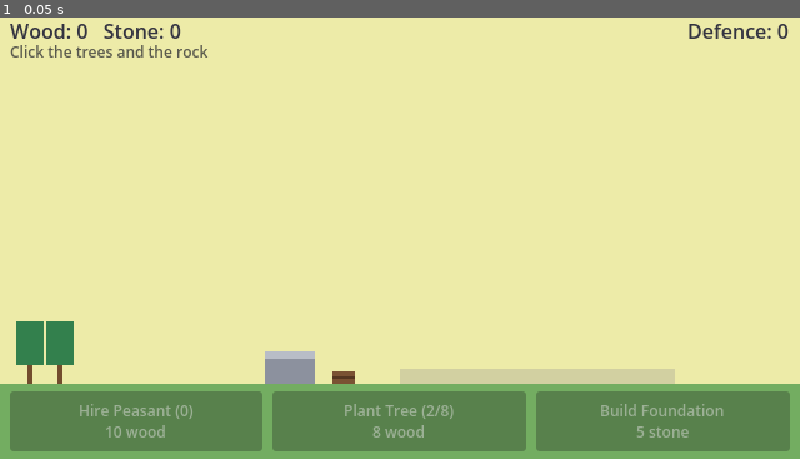
Above: before the commit, frame 1.
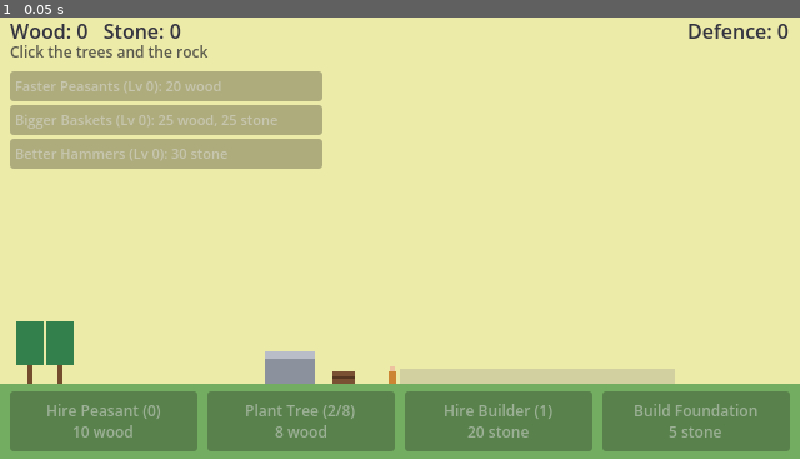
Above: after the commit, the same moment.

Repository: henrikmoepe-del/basebygger
Game: Godot game, scene res://scenes/main.tscn
Same seed, same stepped clock (60 frames per second), same inputs: the game is played once before the commit and once after it.
Inputs:
- Up to frame 1 (0.05 s): no input

The runs differ from the first frame. In frame 1, 10% of the frame differs, in the area x 1-95%, y 12-99%.

Commit message:
Add builders, timed construction and upgrades
Castle pieces now take builder work to finish and rise from the
ground while under construction. Start with one builder and hire
more with stone. Three repeatable upgrades: Faster Peasants,
Bigger Baskets and Better Hammers.

Co-Authored-By: Claude Opus 5.5 <noreply@anthropic.com>

Diff:
--- a/scenes/main.tscn
+++ b/scenes/main.tscn
@@ -73,6 +73,14 @@
 text = "Defence: 0"
 horizontal_alignment = 2
 
+[node name="Upgrades" type="VBoxContainer" parent="HUD"]
+unique_name_in_owner = true
+offset_left = 8.0
+offset_top = 50.0
+offset_right = 258.0
+offset_bottom = 140.0
+theme_override_constants/separation = 3
+
 [node name="Actions" type="HBoxContainer" parent="HUD"]
 offset_left = 8.0
 offset_top = 306.0
@@ -96,6 +104,14 @@
 theme_override_font_sizes/font_size = 12
 text = "Plant Tree"
 
+[node name="BuilderButton" type="Button" parent="HUD/Actions"]
+unique_name_in_owner = true
+layout_mode = 2
+size_flags_horizontal = 3
+focus_mode = 0
+theme_override_font_sizes/font_size = 12
+text = "Hire Builder"
+
 [node name="BuildButton" type="Button" parent="HUD/Actions"]
 unique_name_in_owner = true
 layout_mode = 2
--- a/scripts/castle.gd
+++ b/scripts/castle.gd
@@ -1,27 +1,67 @@
 extends Node2D
-## Draws the castle from GameState: every built piece, plus a faint
-## preview of the next piece so the player sees what they are saving for.
+## Draws the castle from GameState: every finished piece, a faint preview of
+## the next piece (which fills in from the ground up while it is being built),
+## and the builders standing in front.
 
 const CastleData = preload("res://scripts/castle_data.gd")
+const PREVIEW_ALPHA := 0.25
+const MAX_BUILDERS_SHOWN := 16
 
 
 func _ready() -> void:
 	GameState.castle_changed.connect(queue_redraw)
+	GameState.builders_changed.connect(queue_redraw)
+
+
+func _process(_delta: float) -> void:
+	# Redraw every frame while building, for the rising piece and hammering.
+	if GameState.building:
+		queue_redraw()
 
 
 func _draw() -> void:
 	var built: Array = CastleData.PIECES.slice(0, GameState.built_count)
+	var next: Dictionary = GameState.next_piece()
 	for layer in [-1, 0, 1]:
 		for piece: Dictionary in built:
 			if piece.layer == layer:
-				_draw_piece(piece, 1.0)
-	var next: Dictionary = GameState.next_piece()
-	if not next.is_empty():
-		_draw_piece(next, 0.25)
+				_draw_piece(piece, 1.0, -INF)
+		if not next.is_empty() and next.layer == layer:
+			_draw_piece(next, PREVIEW_ALPHA, -INF)
+			if GameState.building:
+				_draw_piece(next, 1.0, _cut_y(next, GameState.build_fraction()))
+	_draw_builders()
 
 
-func _draw_piece(piece: Dictionary, alpha: float) -> void:
+## Draws a piece, but only the part below top_y (use -INF for the whole piece).
+func _draw_piece(piece: Dictionary, alpha: float, top_y: float) -> void:
 	for r: Rect2 in piece.rects:
-		draw_rect(r, Color(piece.color, alpha))
+		_draw_clipped(r, Color(piece.color, alpha), top_y)
 	for r: Rect2 in piece.get("details", []):
-		draw_rect(r, Color(piece.detail_color, alpha))
+		_draw_clipped(r, Color(piece.detail_color, alpha), top_y)
+
+
+func _draw_clipped(r: Rect2, color: Color, top_y: float) -> void:
+	var top := maxf(r.position.y, top_y)
+	if top < r.end.y:
+		draw_rect(Rect2(r.position.x, top, r.size.x, r.end.y - top), color)
+
+
+## The height a piece has been built up to, for a fraction from 0 to 1.
+func _cut_y(piece: Dictionary, fraction: float) -> float:
+	var top := INF
+	var bottom := -INF
+	for r: Rect2 in piece.rects + piece.get("details", []):
+		top = minf(top, r.position.y)
+		bottom = maxf(bottom, r.end.y)
+	return lerpf(bottom, top, fraction)
+
+
+func _draw_builders() -> void:
+	var time := Time.get_ticks_msec() / 1000.0
+	for i in mini(GameState.builders, MAX_BUILDERS_SHOWN):
+		var x := -116.0 + i * 15.0
+		# Builders bob up and down while they hammer.
+		var y := -absf(sin(time * 9.0 + i * 1.7)) * 2.0 if GameState.building else 0.0
+		draw_rect(Rect2(x - 3, y - 10, 6, 10), Color(0.80, 0.52, 0.20))
+		draw_rect(Rect2(x - 2, y - 14, 4, 4), Color(0.93, 0.76, 0.62))
--- a/scripts/castle_data.gd
+++ b/scripts/castle_data.gd
@@ -5,6 +5,7 @@
 ##
 ## Rects are placeholder art, relative to the castle's ground-centre point
 ## (x right, y up is negative). "layer" decides draw order: low = behind.
+## "work" is how many seconds one builder needs to finish the piece.
 
 const STONE := Color(0.64, 0.64, 0.68)
 const STONE_DARK := Color(0.50, 0.50, 0.55)
@@ -14,19 +15,19 @@
 
 const PIECES := [
 	{
-		"id": "foundation", "name": "Foundation", "defence": 0, "layer": 0,
+		"id": "foundation", "name": "Foundation", "defence": 0, "layer": 0, "work": 3,
 		"cost": {"stone": 5},
 		"color": STONE_DARK,
 		"rects": [Rect2(-110, -12, 220, 12)],
 	},
 	{
-		"id": "wall", "name": "Curtain Wall", "defence": 10, "layer": 0,
+		"id": "wall", "name": "Curtain Wall", "defence": 10, "layer": 0, "work": 8,
 		"cost": {"stone": 10, "wood": 5},
 		"color": STONE,
 		"rects": [Rect2(-100, -52, 200, 40)],
 	},
 	{
-		"id": "gate", "name": "Gate", "defence": 5, "layer": 1,
+		"id": "gate", "name": "Gate", "defence": 5, "layer": 1, "work": 6,
 		"cost": {"wood": 15},
 		"color": WOOD,
 		"rects": [Rect2(-16, -40, 32, 40)],
@@ -34,7 +35,7 @@
 		"details": [Rect2(-16, -30, 32, 3), Rect2(-16, -14, 32, 3), Rect2(-1, -40, 2, 40)],
 	},
 	{
-		"id": "tower_left", "name": "Left Tower", "defence": 15, "layer": 1,
+		"id": "tower_left", "name": "Left Tower", "defence": 15, "layer": 1, "work": 15,
 		"cost": {"stone": 25, "wood": 10},
 		"color": STONE,
 		"rects": [
@@ -45,7 +46,7 @@
 		"details": [Rect2(-109, -76, 6, 14)],
 	},
 	{
-		"id": "tower_right", "name": "Right Tower", "defence": 15, "layer": 1,
+		"id": "tower_right", "name": "Right Tower", "defence": 15, "layer": 1, "work": 18,
 		"cost": {"stone": 30, "wood": 12},
 		"color": STONE,
 		"rects": [
@@ -56,7 +57,7 @@
 		"details": [Rect2(103, -76, 6, 14)],
 	},
 	{
-		"id": "battlements", "name": "Battlements", "defence": 10, "layer": 0,
+		"id": "battlements", "name": "Battlements", "defence": 10, "layer": 0, "work": 20,
 		"cost": {"stone": 40},
 		"color": STONE,
 		"rects": [
@@ -66,7 +67,7 @@
 		],
 	},
 	{
-		"id": "keep", "name": "Keep", "defence": 25, "layer": -1,
+		"id": "keep", "name": "Keep", "defence": 25, "layer": -1, "work": 45,
 		"cost": {"stone": 80, "wood": 40},
 		"color": STONE_DARK,
 		"rects": [
@@ -78,7 +79,7 @@
 		"details": [Rect2(-22, -122, 8, 16), Rect2(14, -122, 8, 16), Rect2(-4, -92, 8, 16)],
 	},
 	{
-		"id": "banner", "name": "Banner", "defence": 5, "layer": -1,
+		"id": "banner", "name": "Banner", "defence": 5, "layer": -1, "work": 10,
 		"cost": {"wood": 60},
 		"color": WOOD_DARK,
 		"rects": [Rect2(-1, -178, 2, 30)],
--- a/scripts/game_state.gd
+++ b/scripts/game_state.gd
@@ -4,9 +4,11 @@
 
 signal resources_changed
 signal castle_changed
-
+signal build_progress_changed
 signal peasants_changed
 signal trees_changed
+signal builders_changed
+signal upgrades_changed
 
 const CastleData = preload("res://scripts/castle_data.gd")
 const PEASANT_BASE_COST := 10
@@ -15,12 +17,33 @@
 const MAX_TREES := 8
 const TREE_BASE_COST := 8
 const TREE_COST_GROWTH := 1.6
+const START_BUILDERS := 1
+const BUILDER_BASE_COST := 20
+const BUILDER_COST_GROWTH := 1.7
+
+## Upgrades can be bought again and again; each level costs "growth" times more.
+const UPGRADES := {
+	"peasant_speed": {"name": "Faster Peasants", "cost": {"wood": 20}, "growth": 1.8},
+	"carry": {"name": "Bigger Baskets", "cost": {"wood": 25, "stone": 25}, "growth": 2.0},
+	"builder_speed": {"name": "Better Hammers", "cost": {"stone": 30}, "growth": 1.8},
+}
 
 var resources := {"wood": 0, "stone": 0}
-## How many castle pieces are built, in CastleData.PIECES order.
+## How many castle pieces are finished, in CastleData.PIECES order.
 var built_count := 0
+## True while the next piece is paid for and under construction.
+var building := false
+## Seconds of builder work done on the piece under construction.
+var build_progress := 0.0
 var peasants := 0
 var trees := START_TREES
+var builders := START_BUILDERS
+var upgrades := {"peasant_speed": 0, "carry": 0, "builder_speed": 0}
+
+
+func _process(delta: float) -> void:
+	if building:
+		_advance_build(build_rate() * delta)
 
 
 func add_resource(type: String, amount: int) -> void:
@@ -35,13 +58,6 @@
 	return true
 
 
-## The next piece to build, or an empty Dictionary when the castle is done.
-func next_piece() -> Dictionary:
-	if built_count >= CastleData.PIECES.size():
-		return {}
-	return CastleData.PIECES[built_count]
-
-
 ## Pays the cost if affordable. Returns false (and takes nothing) if not.
 func spend(cost: Dictionary) -> bool:
 	if not can_afford(cost):
@@ -52,14 +68,57 @@
 	return true
 
 
-func build_next() -> bool:
+# --- Castle ---
+
+## The next piece to build (or being built), or an empty Dictionary when the castle is done.
+func next_piece() -> Dictionary:
+	if built_count >= CastleData.PIECES.size():
+		return {}
+	return CastleData.PIECES[built_count]
+
+
+## Pays for the next piece and puts the builders to work on it.
+func start_build() -> bool:
 	var piece := next_piece()
-	if piece.is_empty() or not spend(piece.cost):
+	if building or piece.is_empty() or not spend(piece.cost):
 		return false
-	built_count += 1
+	building = true
+	build_progress = 0.0
 	castle_changed.emit()
 	return true
 
+
+## Work done per second by all builders together.
+func build_rate() -> float:
+	return builders * (1.0 + 0.25 * upgrades.builder_speed)
+
+
+## How far along the current piece is, from 0 to 1.
+func build_fraction() -> float:
+	if not building:
+		return 0.0
+	return clampf(build_progress / next_piece().work, 0.0, 1.0)
+
+
+## Sum of the defence of every finished piece. The 3D mode will use this.
+func total_defence() -> int:
+	var total := 0
+	for i in built_count:
+		total += CastleData.PIECES[i].defence
+	return total
+
+
+func _advance_build(work: float) -> void:
+	build_progress += work
+	if build_progress >= next_piece().work:
+		building = false
+		build_progress = 0.0
+		built_count += 1
+		castle_changed.emit()
+	build_progress_changed.emit()
+
+
+# --- Things to buy ---
 
 ## Each peasant costs more than the last (the classic incremental curve).
 func peasant_cost() -> Dictionary:
@@ -89,9 +148,40 @@
 	return true
 
 
-## Sum of the defence of every built piece. The 3D mode will use this.
-func total_defence() -> int:
-	var total := 0
-	for i in built_count:
-		total += CastleData.PIECES[i].defence
-	return total
+func builder_cost() -> Dictionary:
+	return {"stone": ceili(BUILDER_BASE_COST * pow(BUILDER_COST_GROWTH, builders - START_BUILDERS))}
+
+
+func hire_builder() -> bool:
+	if not spend(builder_cost()):
+		return false
+	builders += 1
+	builders_changed.emit()
+	return true
+
+
+func upgrade_cost(id: String) -> Dictionary:
+	var upgrade: Dictionary = UPGRADES[id]
+	var cost := {}
+	for type: String in upgrade.cost:
+		cost[type] = ceili(upgrade.cost[type] * pow(upgrade.growth, upgrades[id]))
+	return cost
+
+
+func buy_upgrade(id: String) -> bool:
+	if not spend(upgrade_cost(id)):
+		return false
+	upgrades[id] += 1
+	upgrades_changed.emit()
+	return true
+
+
+# --- What the upgrades do ---
+
+func peasant_speed_mult() -> float:
+	return 1.0 + 0.2 * upgrades.peasant_speed
+
+
+## How many resources a peasant carries per trip.
+func carry_amount() -> int:
+	return 1 + upgrades.carry
--- a/scripts/hud.gd
+++ b/scripts/hud.gd
@@ -5,18 +5,40 @@
 @onready var defence_label: Label = %DefenceLabel
 @onready var hire_button: Button = %HireButton
 @onready var plant_button: Button = %PlantButton
+@onready var builder_button: Button = %BuilderButton
 @onready var build_button: Button = %BuildButton
+@onready var upgrades_box: VBoxContainer = %Upgrades
+
+## Upgrade id -> its button.
+var _upgrade_buttons := {}
 
 
 func _ready() -> void:
-	GameState.resources_changed.connect(_refresh)
-	GameState.castle_changed.connect(_refresh)
-	GameState.peasants_changed.connect(_refresh)
-	GameState.trees_changed.connect(_refresh)
+	for changed: Signal in [
+		GameState.resources_changed, GameState.castle_changed, GameState.build_progress_changed,
+		GameState.peasants_changed, GameState.trees_changed, GameState.builders_changed,
+		GameState.upgrades_changed,
+	]:
+		changed.connect(_refresh)
 	hire_button.pressed.connect(GameState.hire_peasant)
 	plant_button.pressed.connect(GameState.plant_tree)
-	build_button.pressed.connect(GameState.build_next)
+	builder_button.pressed.connect(GameState.hire_builder)
+	build_button.pressed.connect(GameState.start_build)
+	_make_upgrade_buttons()
 	_refresh()
+
+
+## One button per upgrade in GameState.UPGRADES, so adding an upgrade there
+## is all it takes to get it on screen.
+func _make_upgrade_buttons() -> void:
+	for id: String in GameState.UPGRADES:
+		var button := Button.new()
+		button.focus_mode = Control.FOCUS_NONE
+		button.alignment = HORIZONTAL_ALIGNMENT_LEFT
+		button.add_theme_font_size_override("font_size", 11)
+		button.pressed.connect(GameState.buy_upgrade.bind(id))
+		upgrades_box.add_child(button)
+		_upgrade_buttons[id] = button
 
 
 func _refresh() -> void:
@@ -26,8 +48,20 @@
 	_set_button(hire_button, "Hire Peasant (%d)" % GameState.peasants, GameState.peasant_cost(), "")
 	_set_button(plant_button, "Plant Tree (%d/%d)" % [GameState.trees, GameState.MAX_TREES],
 			GameState.tree_cost(), "Grove full")
+	_set_button(builder_button, "Hire Builder (%d)" % GameState.builders, GameState.builder_cost(), "")
+
 	var piece := GameState.next_piece()
-	_set_button(build_button, "Build %s" % piece.get("name", ""), piece.get("cost", {}), "Castle complete")
+	if GameState.building:
+		build_button.text = "Building %s\n%d%%" % [piece.name, GameState.build_fraction() * 100]
+		build_button.disabled = true
+	else:
+		_set_button(build_button, "Build %s" % piece.get("name", ""), piece.get("cost", {}), "Castle complete")
+
+	for id: String in _upgrade_buttons:
+		var cost := GameState.upgrade_cost(id)
+		var button: Button = _upgrade_buttons[id]
+		button.text = "%s (Lv %d): %s" % [GameState.UPGRADES[id].name, GameState.upgrades[id], _cost_text(cost)]
+		button.disabled = not GameState.can_afford(cost)
 
 
 ## Shows "title + cost" and greys the button out when it can't be afforded.
--- a/scripts/peasant.gd
+++ b/scripts/peasant.gd
@@ -41,8 +41,10 @@
 		State.WORKING:
 			_timer -= delta
 			if _timer <= 0.0:
-				if _spot.take():
-					_carrying = 1
+				# Take as much as the basket holds, or whatever is left.
+				while _carrying < GameState.carry_amount() and _spot.take():
+					_carrying += 1
+				if _carrying > 0:
 					_state = State.TO_HOME
 				else:
 					# Someone else took the last of it.
@@ -67,5 +69,5 @@
 
 ## Moves towards x and returns true once there.
 func _walk_to(x: float, delta: float) -> bool:
-	position.x = move_toward(position.x, x, speed * delta)
+	position.x = move_toward(position.x, x, speed * GameState.peasant_speed_mult() * delta)
 	return is_equal_approx(position.x, x)
Not shown, added: scripts/grove.gd.uid
Not shown, added: scripts/tree.gd.uid
